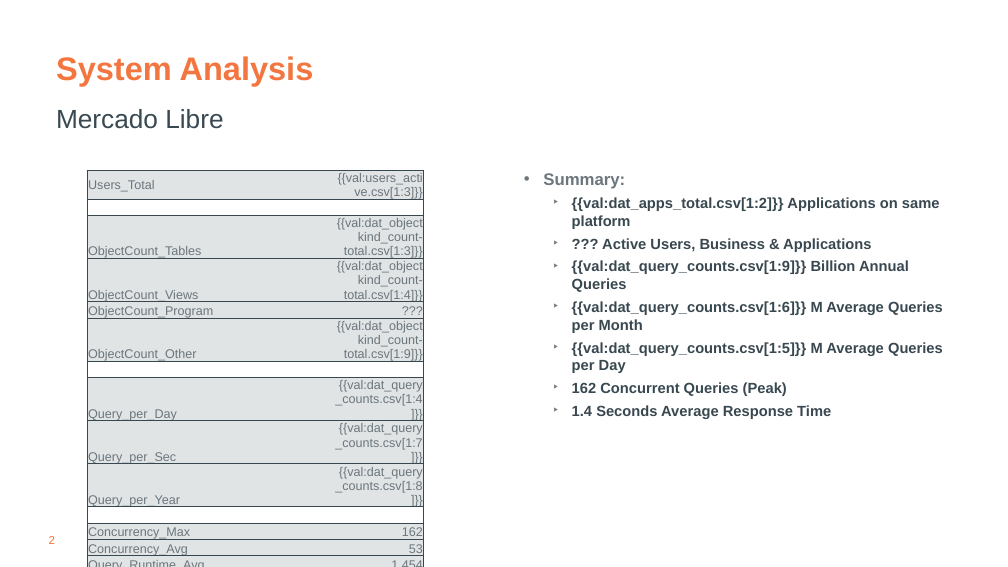
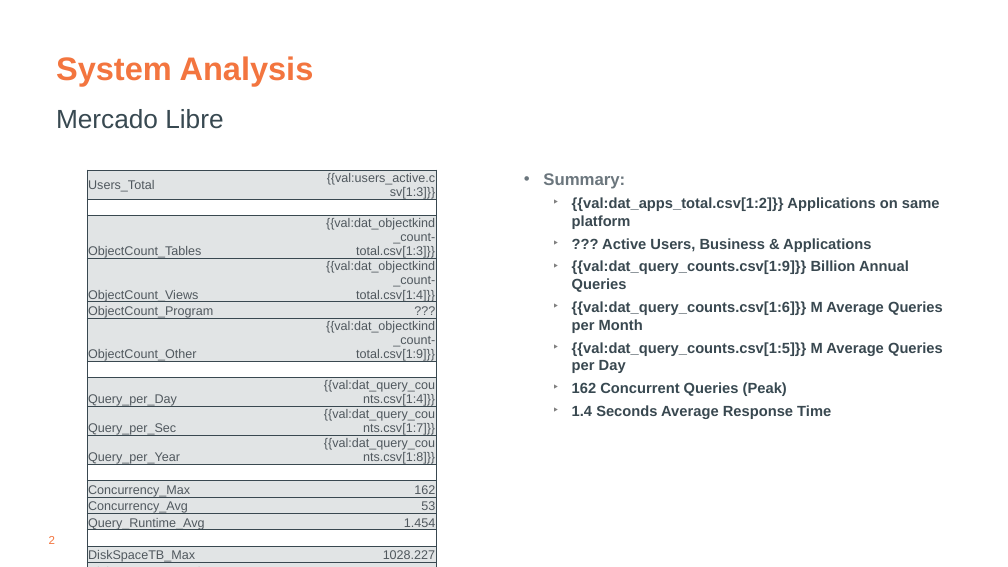
Before and after one commit to tdcoa/sql, a slide deck: slide 2 of filesets/compete_bigquery/big_query_migration_blockers.pptx. Drawn at 1008x567 pixels with LibreOffice and Linux fonts; fonts in the diff are those of the drawing; background and template pictures are left out. Boxes give left, top, right and bottom in pixels: in the first picture for what was removed or moved away, otherwise in the second. Text is boxed around its words. In the diff, an @@ line names an element or a change of style, - is before the commit and + after.

```diff
--- a/filesets/compete_bigquery/big_query_migration_blockers.pptx
+++ b/filesets/compete_bigquery/big_query_migration_blockers.pptx
@@ table at (x1=88, y1=170, x2=436, y2=567) @@
@@ text colour #6B767D to #50585E @@
@@ table resized from (x1=88, y1=170, x2=424, y2=567) to (x1=88, y1=170, x2=436, y2=567) @@
```
Also in this commit, not shown: 6 other slides changed, 1 other file.
